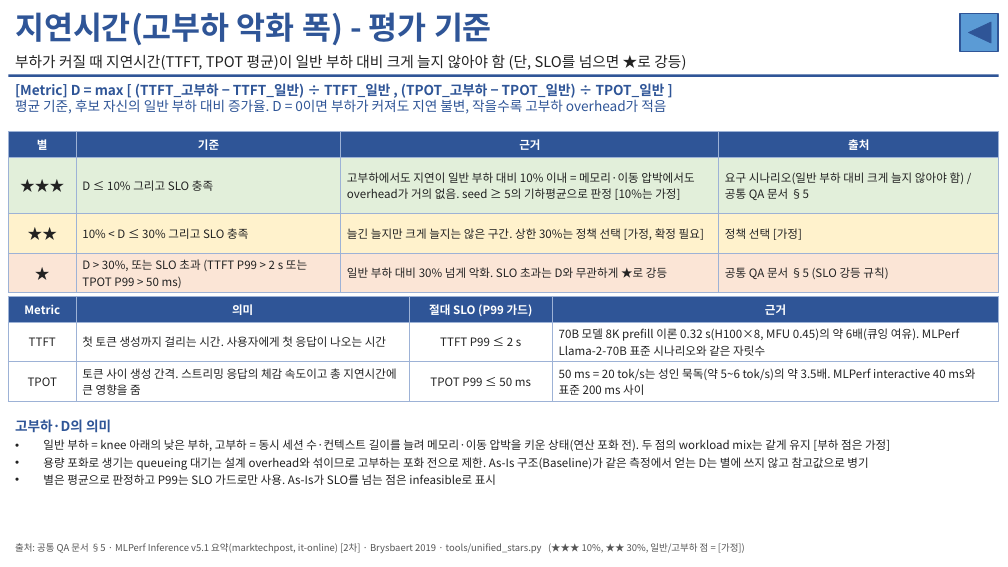
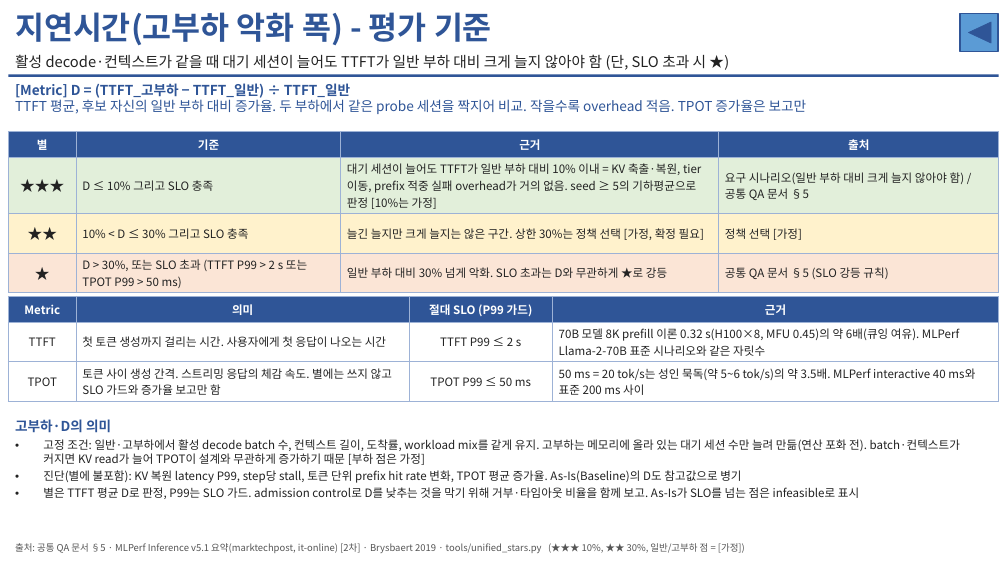
Before and after one commit to mkim0628/vllm, a slide deck: slide 1 of doc-mk/Evaluation/qa2-latency-overhead-criteria.pptx. Drawn at 1008x567 pixels with LibreOffice and Linux fonts; fonts in the diff are those of the drawing. Boxes give left, top, right and bottom in pixels: in the first picture for what was removed or moved away, otherwise in the second. Text is boxed around its words. In the diff, an @@ line names an element or a change of style, - is before the commit and + after.

```diff
--- a/doc-mk/Evaluation/qa2-latency-overhead-criteria.pptx
+++ b/doc-mk/Evaluation/qa2-latency-overhead-criteria.pptx
@@ text at [15,54,707,70]: text changed @@
-부하가 커질 때 지연시간(TTFT, TPOT 평균)이 일반 부하 대비 크게 늘지 않아야 함 (단, SLO를 넘으면 ★로 강등)
+활성 decode·컨텍스트가 같을 때 대기 세션이 늘어도 TTFT가 일반 부하 대비 크게 늘지 않아야 함 (단, SLO 초과 시 ★)
@@ text at [15,83,807,114]: text changed; bold off @@
-[Metric] D = max [ (TTFT_고부하 − TTFT_일반) ÷ TTFT_일반 , (TPOT_고부하 − TPOT_일반) ÷ TPOT_일반 ]
-평균 기준, 후보 자신의 일반 부하 대비 증가율. D = 0이면 부하가 커져도 지연 불변, 작을수록 고부하 overhead가 적음
+[Metric] D = (TTFT_고부하 − TTFT_일반) ÷ TTFT_일반
+TTFT 평균, 후보 자신의 일반 부하 대비 증가율. 두 부하에서 같은 probe 세션을 짝지어 비교. 작을수록 overhead 적음. TPOT 증가율은 보고만
@@ table at [8,132,999,292] @@
-row 2, column 3: 고부하에서도 지연이 일반 부하 대비 10% 이내 = 메모리·이동 압박에서도 overhead가 거의 없음. seed ≥ 5의 기하평균으로 판정 [10%는 가정]
+row 2, column 3: 대기 세션이 늘어도 TTFT가 일반 부하 대비 10% 이내 = KV 축출·복원, tier 이동, prefix 적중 실패 overhead가 거의 없음. seed ≥ 5의 기하평균으로 판정 [10%는 가정]
@@ table at [8,296,999,399] @@
-row 3, column 2: 토큰 사이 생성 간격. 스트리밍 응답의 체감 속도이고 총 지연시간에 큰 영향을 줌
+row 3, column 2: 토큰 사이 생성 간격. 스트리밍 응답의 체감 속도. 별에는 쓰지 않고 SLO 가드와 증가율 보고만 함
@@ text at [43,439,960,499]: text changed @@
-• 일반 부하 = knee 아래의 낮은 부하, 고부하 = 동시 세션 수·컨텍스트 길이를 늘려 메모리·이동 압박을 키운 상태(연산 포화 전). 두 점의 workload mix는 같게 유지 [부하 점은 가정]
-• 용량 포화로 생기는 queueing 대기는 설계 overhead와 섞이므로 고부하는 포화 전으로 제한. As-Is 구조(Baseline)가 같은 측정에서 얻는 D는 별에 쓰지 않고 참고값으로 병기
-• 별은 평균으로 판정하고 P99는 SLO 가드로만 사용. As-Is가 SLO를 넘는 점은 infeasible로 표시
+• 고정 조건: 일반·고부하에서 활성 decode batch 수, 컨텍스트 길이, 도착률, workload mix를 같게 유지. 고부하는 메모리에 올라 있는 대기 세션 수만 늘려 만듦(연산 포화 전). batch·컨텍스트가 커지면 KV read가 늘어 TPOT이 설계와 무관하게 증가하기 때문 [부하 점은 가정]
+• 진단(별에 불포함): KV 복원 latency P99, step당 stall, 토큰 단위 prefix hit rate 변화, TPOT 평균 증가율. As-Is(Baseline)의 D도 참고값으로 병기
+• 별은 TTFT 평균 D로 판정, P99는 SLO 가드. admission control로 D를 낮추는 것을 막기 위해 거부·타임아웃 비율을 함께 보고. As-Is가 SLO를 넘는 점은 infeasible로 표시
```
